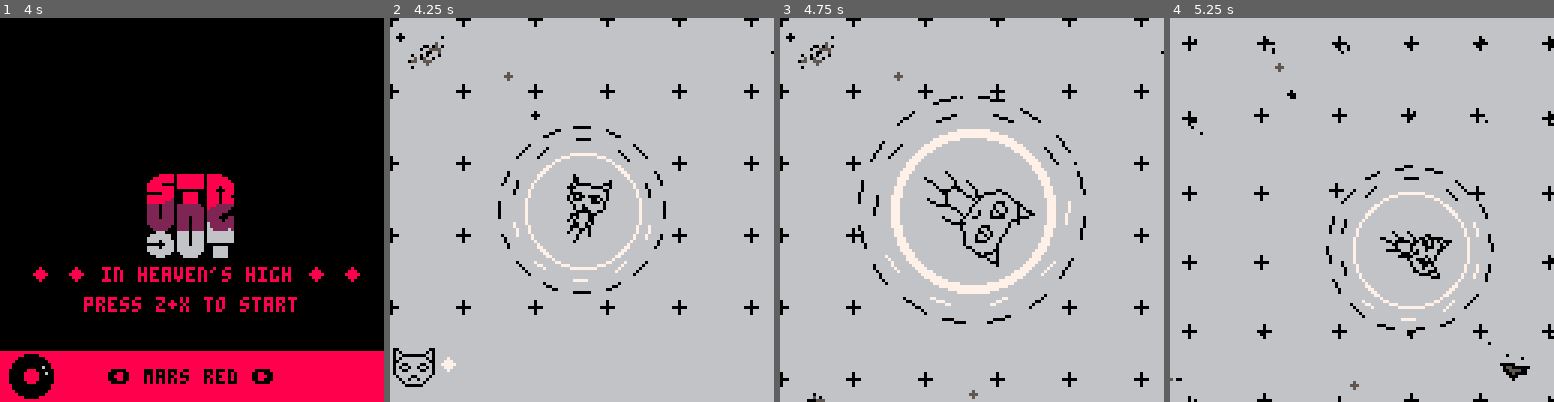
Above: before the commit, frames 1-4 (left to right).
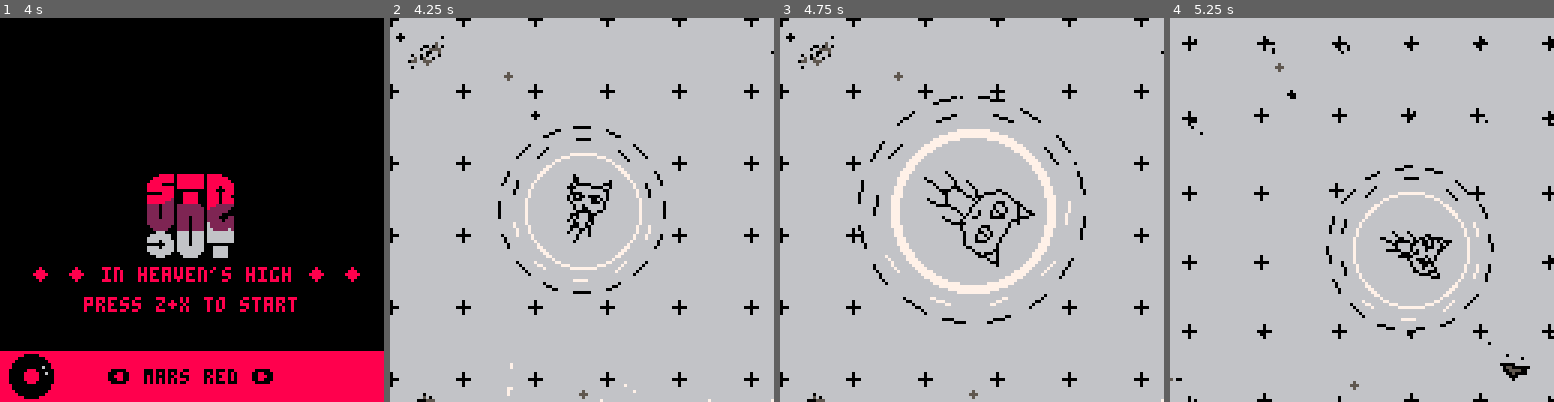
Above: after the commit, the same moments.

Repository: ianmart1n/AGBIC2016
Game: PICO-8 cartridge strungout.p8
Two runs of this game, one before a commit and one after it. Both use one fixed random seed, a clock stepped at 60 frames per second and the inputs below.
Inputs:
- Up to frame 1 (4 s): tap X (X key) at 0.33, 1.07, 1.85, 2.97 s; tap O (Z key) at 0.7, 1.7, 2.1, 2.5, 2.9, 3.3, 3.7 s; hold Right 1.6-2.1 s; hold Up 2.15-2.42 s; hold Right 2.47-3.03 s; hold Left 3.08-3.58 s; hold Down 3.63-3.97 s
- Up to frame 2 (4.25 s): hold Right from 4.02 s (still down); tap X (X key) at 4.08 s; tap O (Z key) at 4.1 s
- Up to frame 3 (4.75 s): tap O (Z key) at 4.5 s; release Right at 4.68 s; hold Up from 4.73 s (still down)
- Up to frame 4 (5.25 s): tap O (Z key) at 4.9 s; release Up at 5.03 s; hold Left from 5.08 s (still down); tap X (X key) at 5.2 s

Frame 1 is identical in both runs. In frame 2, 0.9% of the frame differs, in the area x 0-100%, y 85-100%; in frame 3, less than 0.1%; in frame 4, nothing differs.

Commit message:
sfx update

Diff:
--- a/strungout.p8
+++ b/strungout.p8
@@ -539,7 +539,7 @@
     end
 
     if #s != 0 then
-     sfx(cat.talk.icon,0)
+     sfx(63,3)
      cat.talk.txt2=cat.talk.txt2..s
      cat.talk.w+=#s
 
@@ -744,7 +744,7 @@
  scenes["over"]=over
  scenes.current = "menu"
 
- say(6,"lorem ipsum dolor sit amet, consectetur adipiscing elit. mauris eget lobortis massa.")
+ --say(6,"lorem ipsum dolor sit amet, consectetur adipiscing elit. mauris eget lobortis massa.")
 end
 
 function _update()
Not shown, changed: the sound effects (__sfx__) section of strungout.p8
